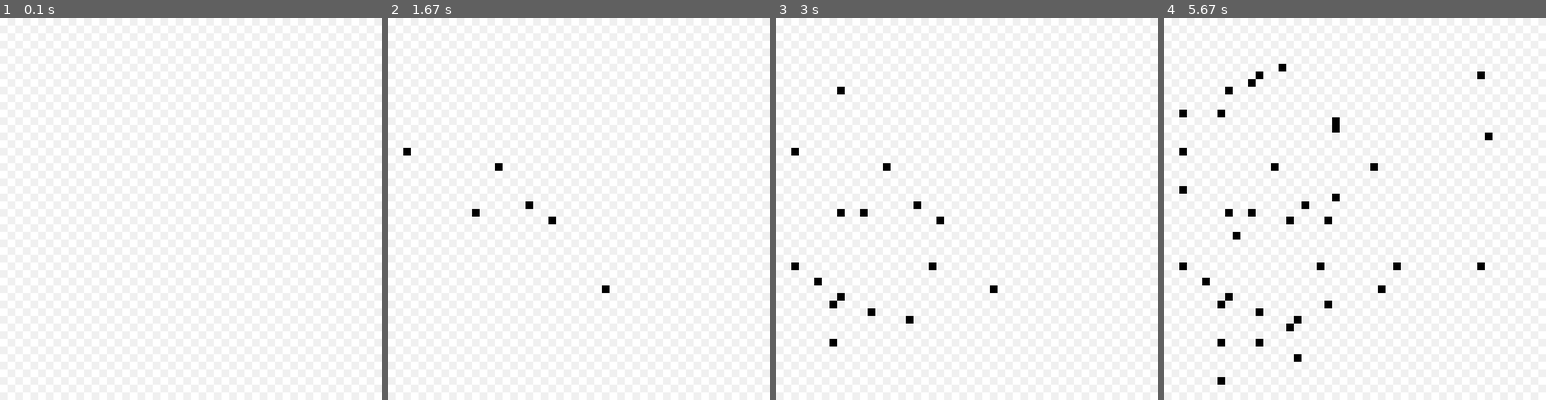
Above: before the commit, frames 1-4 (left to right).
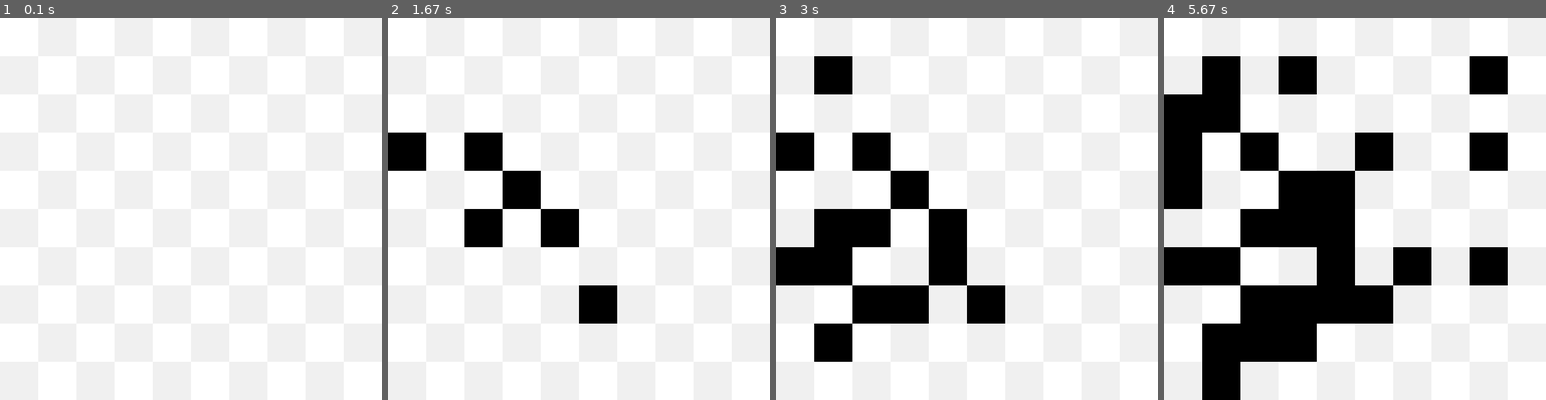
Above: after the commit, the same moments.

Repository: DylWithlt/py-game_a-star_project
Game: pygame game, started from src/main.py
Two runs of this game, one before a commit and one after it. Both use one fixed random seed, a clock stepped at 60 frames per second and the inputs below.
Inputs (mouse positions are in pixels of both pictures, inside the frame that each line leads up to):
- Up to frame 1 (0.1 s): no input
- Up to frame 2 (1.67 s): hold R 0.33-0.8 s; press the mouse at (445, 113) at 0.87 s; move the mouse to (525, 201) at 0.97 s; release the mouse at (605, 289) at 1.1 s; press the mouse at (445, 113) at 1.2 s; move the mouse to (498, 166) at 1.3 s; release the mouse at (552, 224) at 1.43 s; press the mouse at (407, 151) at 1.53 s; move the mouse to (475, 209) at 1.63 s
- Up to frame 3 (3 s): release the mouse at (928, 270) at 1.77 s; press the mouse at (795, 266) at 1.87 s; move the mouse to (818, 281) at 1.97 s; release the mouse at (837, 296) at 2.1 s; press the mouse at (833, 304) at 2.2 s; move the mouse to (871, 312) at 2.3 s; release the mouse at (909, 319) at 2.43 s; press the mouse at (833, 342) at 2.53 s; move the mouse to (837, 216) at 2.63 s; release the mouse at (844, 90) at 2.77 s; tap S at 2.83 s
- Up to frame 4 (5.67 s): press the mouse at (1183, 113) at 3.2 s; move the mouse to (1335, 121) at 3.3 s; release the mouse at (1488, 132) at 3.43 s; press the mouse at (1297, 380) at 3.53 s; move the mouse to (1293, 354) at 3.63 s; release the mouse at (1290, 331) at 3.77 s; press the mouse at (1259, 342) at 3.87 s; move the mouse to (1328, 304) at 3.97 s; release the mouse at (1400, 262) at 4.1 s; press the mouse at (1221, 380) at 4.2 s; move the mouse to (1236, 231) at 4.3 s; release the mouse at (1248, 82) at 4.43 s; press the mouse at (1183, 189) at 4.53 s; move the mouse to (1332, 132) at 4.63 s; release the mouse at (1484, 71) at 4.77 s; press the mouse at (1259, 75) at 4.87 s; move the mouse to (1370, 170) at 4.97 s; release the mouse at (1481, 266) at 5.1 s; press the mouse at (1297, 380) at 5.2 s; move the mouse to (1290, 224) at 5.3 s; release the mouse at (1282, 67) at 5.43 s; press the mouse at (1221, 113) at 5.53 s; move the mouse to (1332, 197) at 5.63 s

The runs differ from the first frame. In frame 2, 5.8% of the frame differs, in the area x 0-60%, y 30-80%; in frame 3, 14%; in frame 4, 27%, in the area x 0-90%, y 10-100%.

Commit message:
control to restart program

Diff:
--- a/src/a_star.py
+++ b/src/a_star.py
@@ -1,7 +1,7 @@
 import math
 from queue import PriorityQueue
 
-from constants import BLUE, PURPLE, FLT_MAX
+from src.constants import BLUE, PURPLE, FLT_MAX
 
 
 def calculate_h(tile, end):
@@ -9,11 +9,12 @@
 
 
 class ASTAR:
-    open_list = PriorityQueue()
-    found_dest = False
-    finished = False
 
     def __init__(self, start, end, grid):
+        self.open_list = PriorityQueue()
+        self.found_dest = False
+        self.finished = False
+
         self.start = start
         self.end = end
         self.grid = grid
--- a/src/board.py
+++ b/src/board.py
@@ -1,6 +1,6 @@
 import pygame
 
-from constants import FLT_MAX, BLACK, WHITE, LIGHT_GREY
+from src.constants import FLT_MAX, DEBUG_MODE, BLACK, WHITE, LIGHT_GREY
 
 
 class Tile(pygame.Surface):
@@ -39,9 +39,6 @@
 
 
 class Grid:
-    width, height = 0, 0
-    tile_width, tile_height = 0, 0
-
     def __init__(self, width, height, screen_size):
         self.width = width
         self.height = height
@@ -50,6 +47,9 @@
         self.tile_width = int(self.screen_size[0] / self.width)
         self.tile_height = int(self.screen_size[1] / self.height)
         self.tiles = []
+
+        self.start_tile = None
+        self.end_tile = None
 
     def build_grid(self):
         """
--- a/src/constants.py
+++ b/src/constants.py
@@ -1,8 +1,7 @@
 import sys
 
 # Constants
-SIZE = WIDTH, HEIGHT = 700, 700
-GRID_X, GRID_Y = 50, 50
+SCREEN_SIZE = WIDTH, HEIGHT = 700, 700
 FPS = 120
 FLT_MAX = sys.float_info.max
 
--- a/src/main.py
+++ b/src/main.py
@@ -1,18 +1,14 @@
 import pygame
 
-from board import Grid
-from a_star import ASTAR
-from constants import DEBUG_MODE, WHITE, BLACK, SIZE, GREEN, RED, FPS, GRID_X, GRID_Y
+from src.board import Grid
+from src.a_star import ASTAR
+from src.constants import DEBUG_MODE, WHITE, BLACK, SCREEN_SIZE, GREEN, RED, FPS
 
 # Initialize pygame, create window.
 pygame.init()
-screen = pygame.display.set_mode(SIZE)
+screen = pygame.display.set_mode(SCREEN_SIZE)
 pygame.display.set_caption("A* Grid")
 clock = pygame.time.Clock()
-
-grid = Grid(GRID_X, GRID_Y, SIZE)
-grid.build_grid()
-
 font = pygame.font.Font('freesansbold.ttf', 10)
 
 print("----- Controls -----")
@@ -32,7 +28,7 @@
                                     True, BLACK, WHITE), tile.rect.topleft)
 
 
-def draw_screen():
+def draw_screen(grid):
     screen.fill(BLACK)
 
     # draw the tile (a pygame surface) at the location based on the topleft of the rect
@@ -45,8 +41,8 @@
 
 
 def main():
-    start_tile = None
-    end_tile = None
+    grid = Grid(10, 10, SCREEN_SIZE)
+    grid.build_grid()
 
     a_star = None
     step_a_on_update = False
@@ -66,19 +62,20 @@
                     # right mouse clicked
                     for tile in grid.tiles:
                         if tile.rect.collidepoint(event.pos):
-                            if tile == start_tile:
+                            if tile == grid.start_tile:
                                 tile.set_color(tile.base_color)
-                                start_tile = None
-                            elif tile == end_tile:
+                                grid.start_tile = None
+                            elif tile == grid.end_tile:
                                 tile.set_color(tile.base_color)
-                                end_tile = None
+                                grid.end_tile = None
                             elif not tile.blocked:
-                                if not start_tile:
+                                if not grid.start_tile:
                                     tile.set_color(GREEN)
-                                    start_tile = tile
-                                elif not end_tile:
+                                    grid.start_tile = tile
+                                elif not grid.end_tile:
                                     tile.set_color(RED)
-                                    end_tile = tile
+                                    grid.end_tile = tile
+
             elif event.type == pygame.MOUSEBUTTONUP:
                 for tile in pressed_tiles:
                     if tile.drag_clicked:
@@ -87,13 +84,16 @@
 
             elif event.type == pygame.KEYDOWN:
                 if event.key == pygame.K_s:
-                    if start_tile and end_tile:
-                        a_star = ASTAR(start_tile, end_tile, grid)
+                    if grid.start_tile and grid.end_tile:
+                        a_star = ASTAR(grid.start_tile, grid.end_tile, grid)
                 elif event.key == pygame.K_n:
                     if a_star:
                         a_star.step_a_star()
                 elif event.key == pygame.K_f:
                     step_a_on_update = not step_a_on_update
+                elif event.key == pygame.K_r:
+                    grid = Grid(10, 10, SCREEN_SIZE)
+                    grid.build_grid()
 
         # moved outside event loop for mouse drag
         # gets called while left mouse is held
@@ -101,7 +101,7 @@
             for tile in grid.tiles:
                 if tile.rect.collidepoint(pygame.mouse.get_pos()):
                     # if the tile is neither a start or end, and it hasn't been clicked during mouse down
-                    if not (tile == start_tile or tile == end_tile) and not tile.drag_clicked:
+                    if not (tile == grid.start_tile or tile == grid.end_tile) and not tile.drag_clicked:
                         if tile.blocked:
                             tile.set_color(tile.base_color)
                             tile.blocked = False
@@ -120,7 +120,7 @@
                 a_star.step_a_star()
 
         # render
-        draw_screen()
+        draw_screen(grid)
 
     pygame.quit()
 
